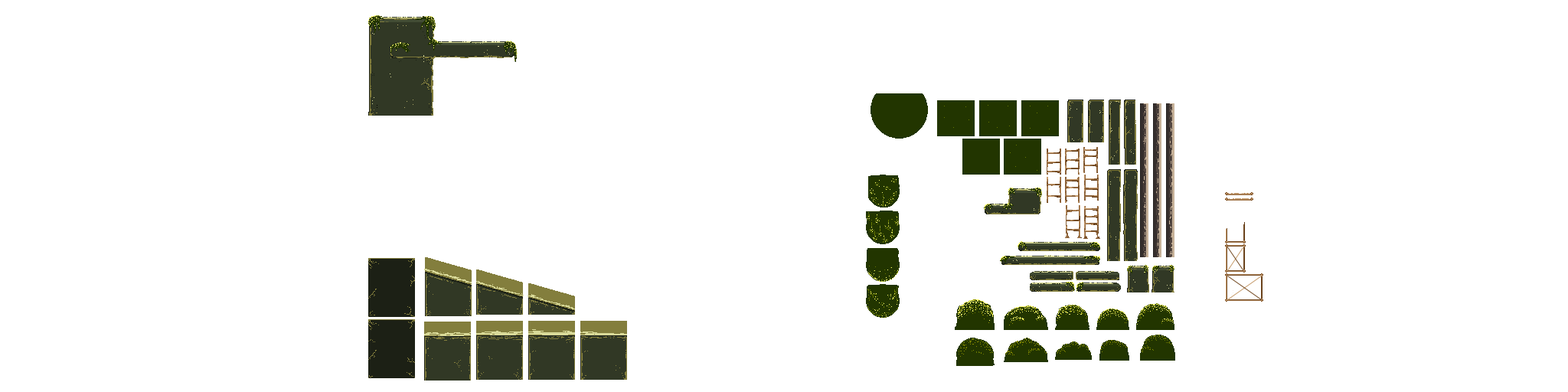
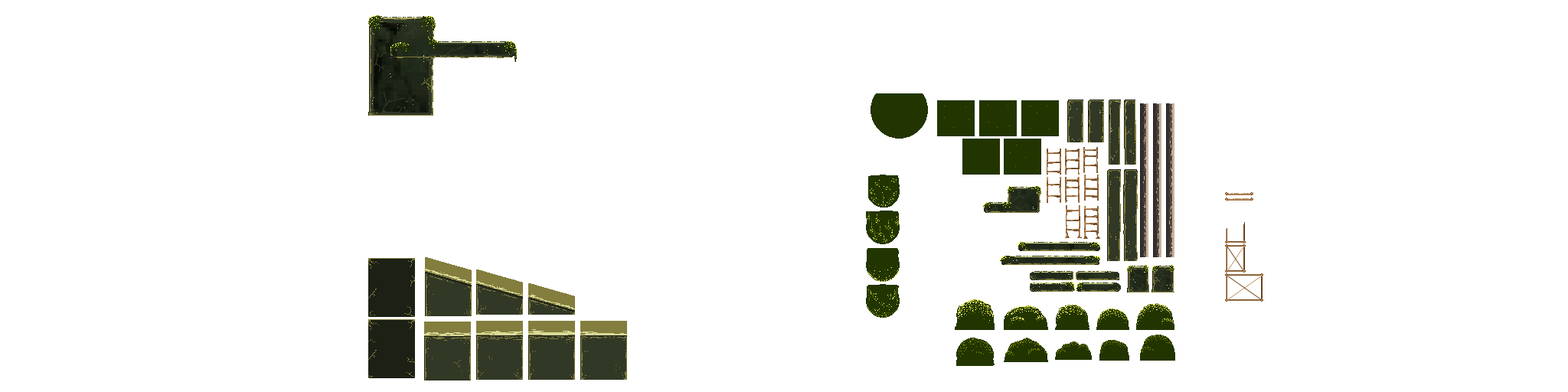
Comparing the layer stacks of the two 1568 × 392 images. Changes:
added layer "Layer 18" (multiply) in group "Loose platforms" over left=1002, top=244, right=1121, bottom=290
added layer "Layer 16" in group "Loose platforms" over left=1007, top=243, right=1121, bottom=287
removed layer "Figure1" from group "Stone slabs" over left=372, top=19, right=512, bottom=116
removed layer "Figure2" from group "Stone slabs" over left=983, top=187, right=1043, bottom=215
added group "Slab 1" with 3 layers in group "Stone slabs" over left=372, top=19, right=512, bottom=116
added layer "Layer 8" in group "Slab 1" over left=373, top=22, right=468, bottom=113
added layer "Layer 7" (multiply) in group "Slab 1" over left=373, top=22, right=512, bottom=113
added layer "Layer 6" in group "Slab 1" over left=372, top=19, right=512, bottom=116
added group "Slab 2" with 3 layers in group "Stone slabs" over left=983, top=186, right=1042, bottom=213
added layer "Layer 11" in group "Slab 2" over left=989, top=189, right=1026, bottom=212
added layer "Layer 4" (multiply) in group "Slab 2" over left=986, top=189, right=1038, bottom=211
added layer "Layer 10" in group "Slab 2" over left=983, top=186, right=1042, bottom=213
added layer "Layer 15" in group "Pillars" over left=1130, top=269, right=1171, bottom=291
added layer "Layer 14" (multiply) in group "Pillars" over left=1130, top=269, right=1171, bottom=291
moved "SPillar1" above "SPillar2", painted on it over left=1154, top=267, right=1172, bottom=293
painted on "SPillar2" over left=1129, top=267, right=1147, bottom=293
